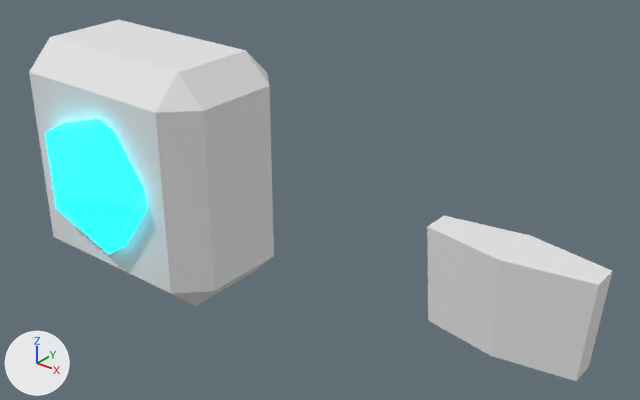
Two versions of the glTF model public/assets/crew/human/slots/eyes.cyber.glb, one commit apart.
Rendered twice from a 50 mm camera at (0.187, -0.373, 0.349) aimed at (0.002, -0.142, 0.205). Every picture has the same lights, and +X, +Y and +Z are marked at lower left. The picture after the commit comes second. Where no turn or scale is listed for an object, it has been applied to the vertices. Vertices at exactly the same position are counted once.

The older version as bpy lines, for what is in view:
```python
mat_base = principled_material('base')
mat_base.base_color = (0.8, 0.8, 0.8)  # white #e7e7e7
mat_base.metallic = 0.12
mat_base.roughness = 0.88
me_head_cyber_base = bpy.data.meshes.new('head@cyber.base')
me_head_cyber_base.from_pydata(...)  # 36 vertices, 64 faces; spans x -0.135..0.114, y -0.175..-0.115, z 0.15..0.25
me_head_cyber_base.materials.append(mat_base)  # white #e7e7e7
me_head_cyber_emissive_cyan = bpy.data.meshes.new('head@cyber.emissive.cyan')
me_head_cyber_emissive_cyan.from_pydata(...)  # an icosphere of 20 faces spanning x -0.1141..-0.0559, y -0.195..-0.145, z 0.1724..0.2276
me_head_cyber_emissive_cyan.materials.append(mat_emissive_cyan)  # cyan #19e6ff, glowing cyan #19e6ff
ob_head_cyber_base = bpy.data.objects.new('head@cyber.base', me_head_cyber_base)
ob_head_cyber_base.location = (0.0, 0.0, 0.0)
ob_head_cyber_emissive_cyan = bpy.data.objects.new('head@cyber.emissive.cyan', me_head_cyber_emissive_cyan)
ob_head_cyber_emissive_cyan.location = (0.0, 0.0, 0.0)
```
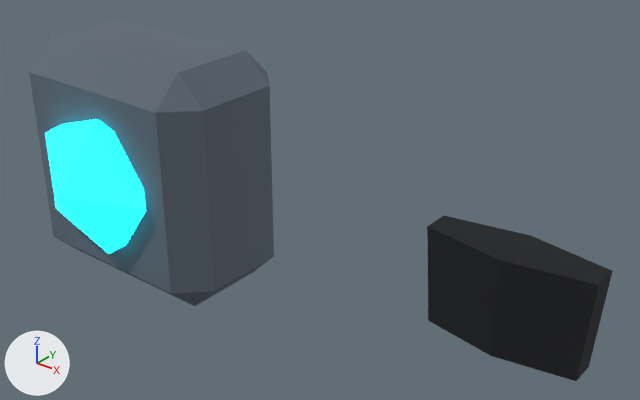
The newer file is also rescaled (x0.85) as a whole; pictures and numbers use the older file's frame.

Location of each change, [x1, y1, x2, y2] in pixels of the pictures (640 x 400 px):
'head@cyber.base', recoloured (darker)
    both: [29, 20, 613, 381]

Edits to the bpy script that builds the scene:
```text
Change mat_base:
    add n2 = _N.new('ShaderNodeVertexColor'); n2.name = 'Color Attribute'
    where n0 = _N.new('ShaderNodeBsdfPrincipled'); n0.name = 'Principled BSDF'
    add _L.new(n2.outputs[0], n0.inputs[0])  # 'Color' to 'Base Color'
Change me_head_cyber_base:
    where me_head_cyber_base.from_pydata(...)  # 36 vertices, 64 faces; spans x -0.135..0.114, y -0.175..-0.115, z 0.15..0.25
    used by ob_head_cyber_base; location = (0.0, 0.0, 0.0)
    me_head_cyber_base part 1: vertex colours changed
```
